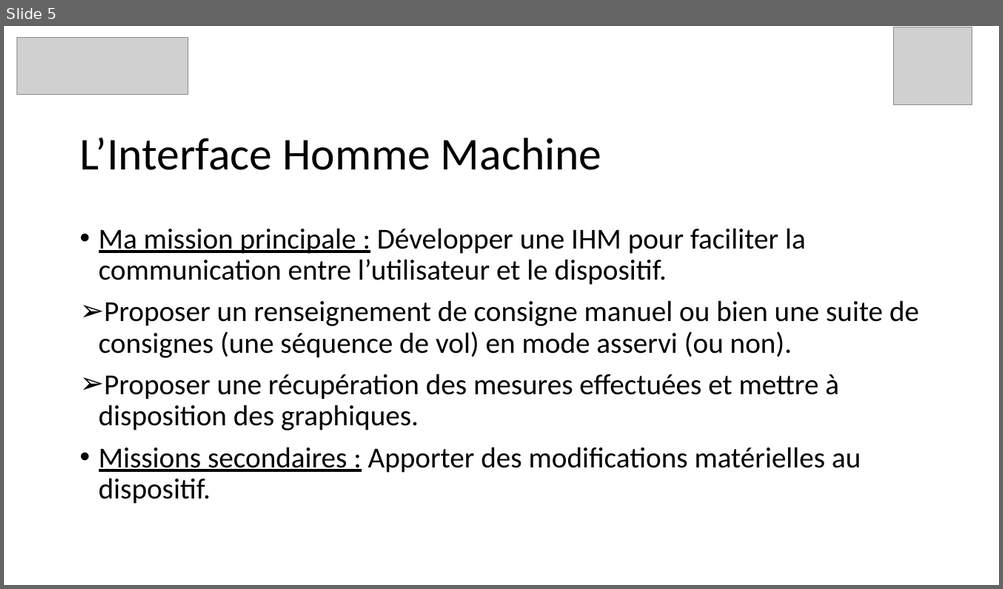
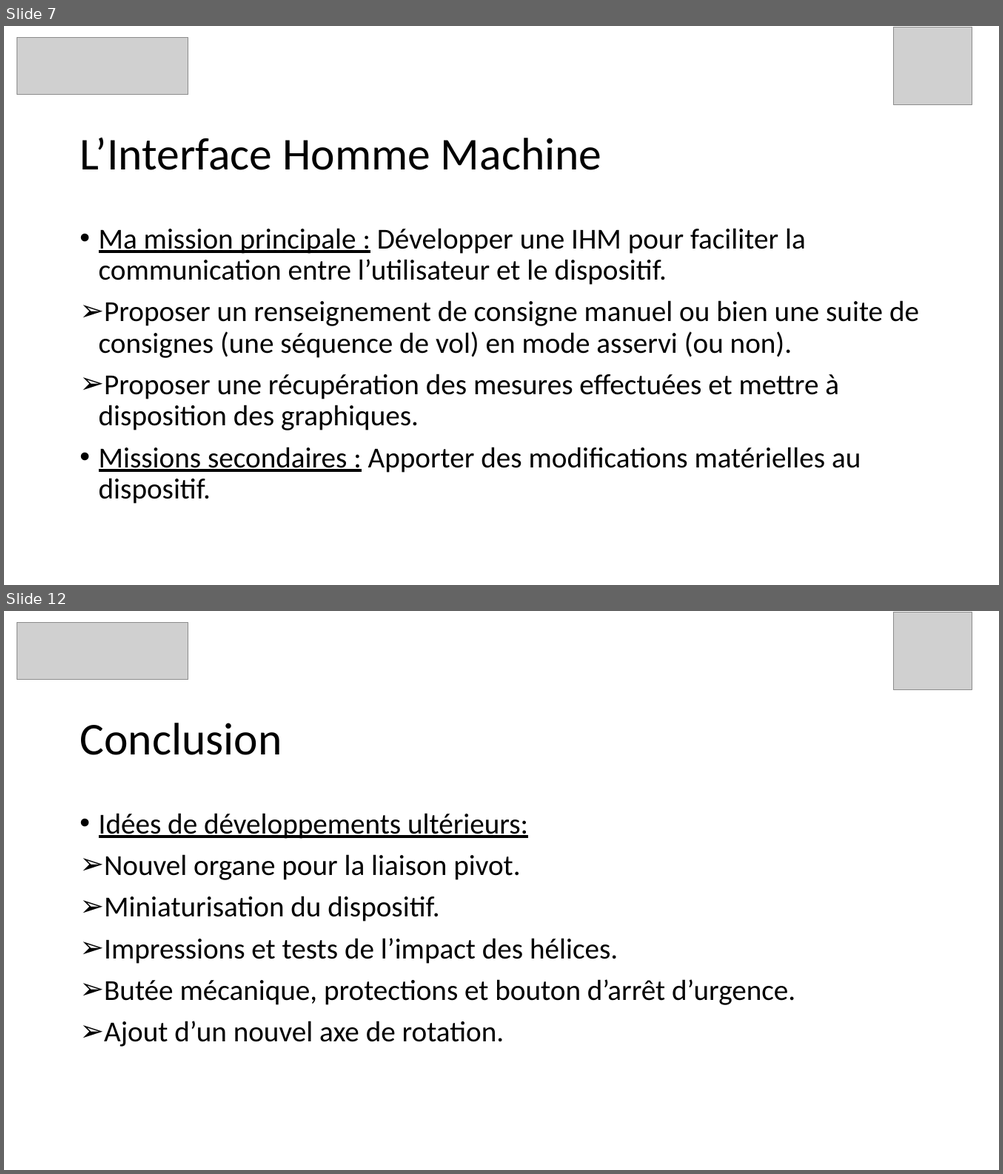
Before and after one commit to InnovationLab-EFREIParis/Stage_1DOF_DroneBench, a slide deck: 01_doc/Presentations/Dossier 2022-2023 Julien/Présentation Soutenance de stage.pptx. Shown one above the other, each under a label of ours: slide 5 before the commit, slides 7 and 12 after it; the slides between them are not shown. The pictures are 1003x589 and 1003x1174 pixels, drawn with LibreOffice and Linux fonts; fonts in the diff are those of the drawing; grey boxes stand for pictures. Boxes give left, top, right and bottom in pixels: in the first picture for what was removed or moved away, otherwise in the second. Text is boxed around its words. In the diff, an @@ line names an element or a change of style, - is before the commit and + after.

```diff
--- a/01_doc/Presentations/Dossier 2022-2023 Julien/Présentation Soutenance de stage.pptx
+++ b/01_doc/Presentations/Dossier 2022-2023 Julien/Présentation Soutenance de stage.pptx
@@ slide 12 added at [4,611,999,1170], background #FFFFFF @@
@@ picture added at [17,623,188,680] @@
@@ picture added at [893,612,972,691] @@
@@ title added at [79,723,282,755], 44 pt, text #000000 @@
+Conclusion
@@ text added at [99,813,795,1047], 28 pt, text #000000 @@
+• Idées de développements ultérieurs:
+➢ Nouvel organe pour la liaison pivot.
+➢ Miniaturisation du dispositif.
+➢ Impressions et tests de l’impact des hélices.
+➢ Butée mécanique, protections et bouton d’arrêt d’urgence.
+➢ Ajout d’un nouvel axe de rotation.
@@ what was slide 5 is now slide 7 @@
```
Also in this commit, not shown: 2 slides changed, 6 other slides added.
